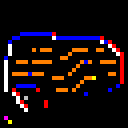
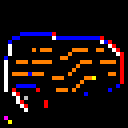
The second 128px x 128px image is a revision of the first. Changes to its layers:
painted on "Layer 11" over [84, 60, 88, 64]
